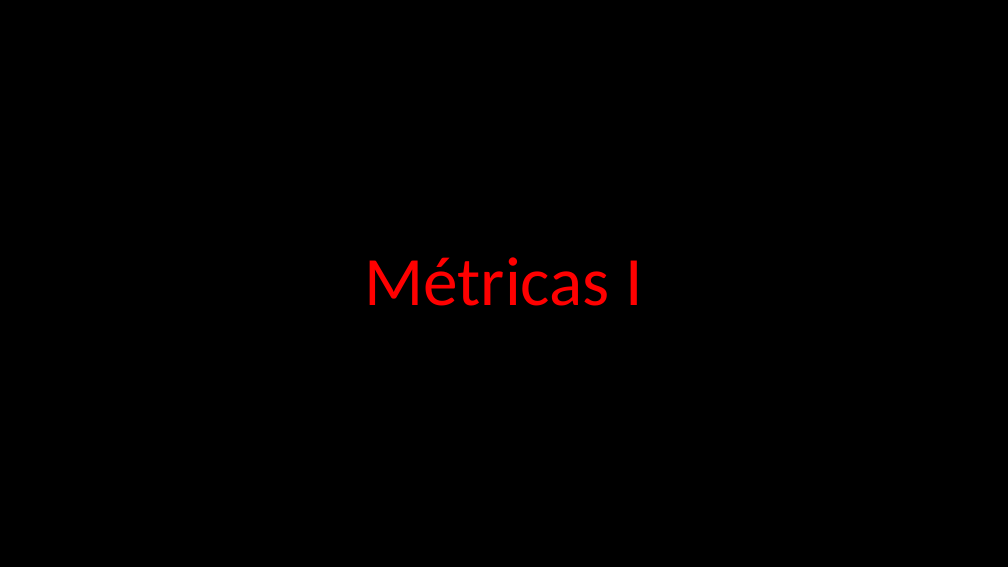
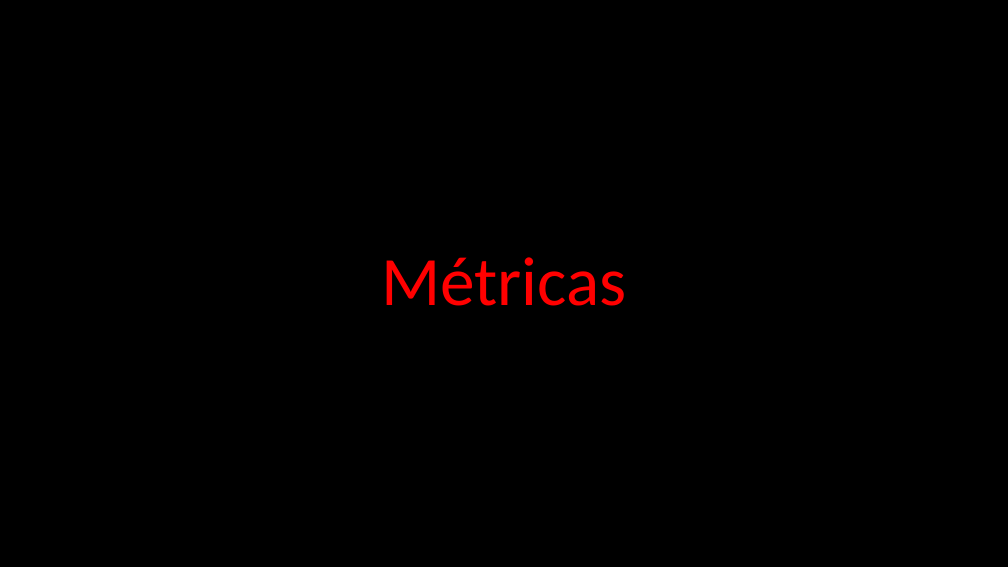
Before and after one commit to franciscocanon-thebridge/bootcamp_thebridge_PTSep20, a slide deck: slide 5 of Bloque 3 - Machine Learning/01_Supervisado/2-Logistic Regression/ML - Classification.pptx. Drawn at 1008x567 pixels with LibreOffice and Linux fonts; fonts in the diff are those of the drawing. Boxes give left, top, right and bottom in pixels: in the first picture for what was removed or moved away, otherwise in the second. Text is boxed around its words. In the diff, an @@ line names an element or a change of style, - is before the commit and + after.

```diff
--- a/Bloque 3 - Machine Learning/01_Supervisado/2-Logistic Regression/ML - Classification.pptx
+++ b/Bloque 3 - Machine Learning/01_Supervisado/2-Logistic Regression/ML - Classification.pptx
@@ text at (381, 257, 626, 306): text changed @@
-Métricas I
+Métricas
```
Also in this commit, not shown: 1 other slide changed, 1 slide removed, 10 other files.
